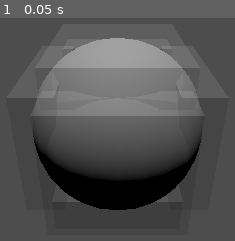
Above: before the commit, frame 1.
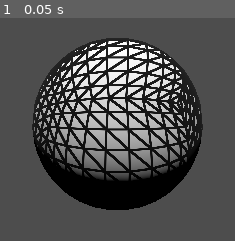
Above: after the commit, the same moment.

Repository: vasilecampeanu/quad-sphere
Game: Godot game, scene res://scenes/spatial.tscn
Two runs of this game, one before a commit and one after it. Both use one fixed random seed, a clock stepped at 60 frames per second and the inputs below.
Inputs:
- Up to frame 1 (0.05 s): no input

The runs differ from the first frame. In frame 1, 38% of the frame differs, in the area x 13-87%, y 8-87%.

Commit message:
feat[shader]: Added Wireframe shader.

Diff:
--- a/resources/quad_sphere_settings.tres
+++ b/resources/quad_sphere_settings.tres
@@ -4,4 +4,4 @@
 
 [resource]
 script = ExtResource("1_pdn7n")
-resolution = 9
+resolution = 10
--- a/scenes/terrain/quadrilateral_face.tscn
+++ b/scenes/terrain/quadrilateral_face.tscn
@@ -1,19 +1,30 @@
-[gd_scene load_steps=5 format=3 uid="uid://c4w1hmmxg8a43"]
+[gd_scene load_steps=7 format=3 uid="uid://c4w1hmmxg8a43"]
 
+[ext_resource type="Shader" path="res://scripts/shaders/quadrilateral_face.gdshader" id="1_4hmqu"]
 [ext_resource type="Script" path="res://scripts/scenes/quadrilateral_face.gd" id="1_mbwu2"]
 [ext_resource type="Script" path="res://scripts/bounding_box.gd" id="2_s7leg"]
 
-[sub_resource type="StandardMaterial3D" id="StandardMaterial3D_1kthc"]
+[sub_resource type="ShaderMaterial" id="ShaderMaterial_tqal1"]
+render_priority = 0
+shader = ExtResource("1_4hmqu")
+shader_parameter/albedo = Vector4(1, 1, 1, 1)
+shader_parameter/wire_color = Vector4(0, 0, 0, 1)
+shader_parameter/wire_width = 1.0
+shader_parameter/wire_smoothness = 0.01
+
+[sub_resource type="StandardMaterial3D" id="StandardMaterial3D_fbc2g"]
 transparency = 1
 albedo_color = Color(1, 1, 1, 0.1)
 
-[sub_resource type="BoxMesh" id="BoxMesh_okdw0"]
-material = SubResource("StandardMaterial3D_1kthc")
+[sub_resource type="BoxMesh" id="BoxMesh_n77in"]
+material = SubResource("StandardMaterial3D_fbc2g")
 size = Vector3(0, 0, 0)
 
 [node name="QuadrilateralFace" type="MeshInstance3D"]
+material_override = SubResource("ShaderMaterial_tqal1")
 script = ExtResource("1_mbwu2")
 
 [node name="BoundingBox" type="MeshInstance3D" parent="."]
-mesh = SubResource("BoxMesh_okdw0")
+visible = false
+mesh = SubResource("BoxMesh_n77in")
 script = ExtResource("2_s7leg")
--- a/scripts/resources/quad_sphere_settings.gd
+++ b/scripts/resources/quad_sphere_settings.gd
@@ -2,7 +2,7 @@
 extends Resource
 class_name QuadSphereSettings
 
-@export_range(3, 999) var resolution: int = 9 :
+@export_range(3, 999) var resolution: int = 10 :
 	set(value):
 		resolution = value
 		self.on_setting_changes()
--- /dev/null
+++ b/scripts/shaders/quadrilateral_face.gdshader
@@ -0,0 +1,31 @@
+shader_type spatial;
+
+uniform vec4 albedo = vec4(1.0);
+uniform vec4 wire_color = vec4(0.0, 0.0, 0.0, 1.0);
+uniform float wire_width : hint_range(0.0, 40.0) = 1.0;
+uniform float wire_smoothness : hint_range(0.0, 0.1) = 0.01;
+
+varying vec3 barys;
+
+void vertex() {
+    int index = int(mod(float(VERTEX_ID), 3.0));
+
+	switch (index) {
+        case 0:
+            barys = vec3(1.0, 0.0, 0.0);
+            break;
+        case 1:
+            barys = vec3(0.0, 1.0, 0.0);
+            break;
+        case 2:
+            barys = vec3(0.0, 0.0, 1.0);
+            break;
+    }
+}
+
+void fragment() {
+    vec3 deltas = fwidth(barys);
+    vec3 barys_s = smoothstep(deltas * wire_width - wire_smoothness, deltas * wire_width + wire_smoothness, barys);
+    float wires = min(barys_s.x, min(barys_s.y, barys_s.z));
+    ALBEDO = mix(wire_color.rgb, albedo.rgb, wires);
+}
